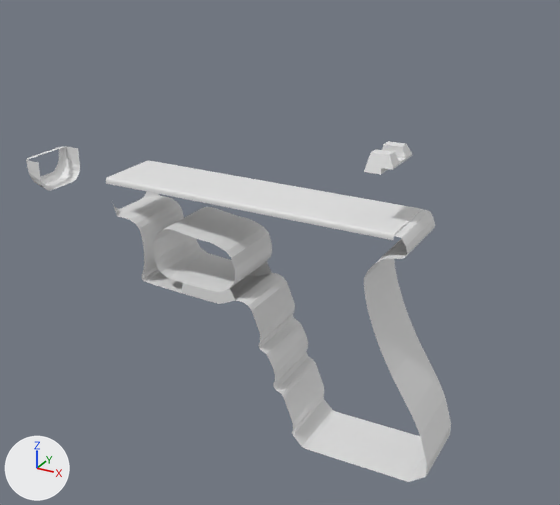
Two versions of the Blender file Glock17.blend, one commit apart.
The view is the same before and after, from a 50 mm camera at (0.166, -0.252, 0.214) aimed at (0.013, 0.026, 0.075). Lighting does not change. The marker at lower left points along +X, +Y and +Z.

Script lines for the objects in view, before the commit:
```python
me_beziercurve_002 = bpy.data.meshes.new('BezierCurve.002')
me_beziercurve_002.from_pydata(...)  # 361 vertices, 235 faces, 1 loose edge; spans x -0.097..0.1, y -0.015..0.015, z 0.009..0.112
me_cube_006 = bpy.data.meshes.new('Cube.006')
me_cube_006.from_pydata(...)  # 22 vertices, 14 faces; spans x -0.005..0.0111, y -0.0042..0.0041, z 0.0..0.0093
me_glockblueprint = bpy.data.meshes.new('GlockBlueprint')
me_glockblueprint.from_pydata(...)  # 4 vertices, 1 face; spans x -0.573..0.573, y -0.5..0.5, z 0.0
me_glockblueprint.materials.append(mat_glockblueprint)  # picture img_glockblueprint_jpg
ob_glockblueprint = bpy.data.objects.new('GlockBlueprint', me_glockblueprint)
ob_glockblueprint.location = (-0.0003, -0.029, 0.0693)
ob_glockblueprint.rotation_euler = (1.571, 0.0, 3.142)  # degrees (90, 0, 180)
ob_glockblueprint.scale = (0.19, 0.19, 0.19)
ob_glockblueprint.hide_set(True)
ob_main = bpy.data.objects.new('Main', me_beziercurve_002)
ob_main.location = (0.0, 0.0, 0.0)
ob_rear_sight = bpy.data.objects.new('Rear Sight', me_cube_006)
ob_rear_sight.location = (0.0697, 0.0001, 0.1311)
ob_rear_sight.scale = (0.639, 2.53, 0.702)
```
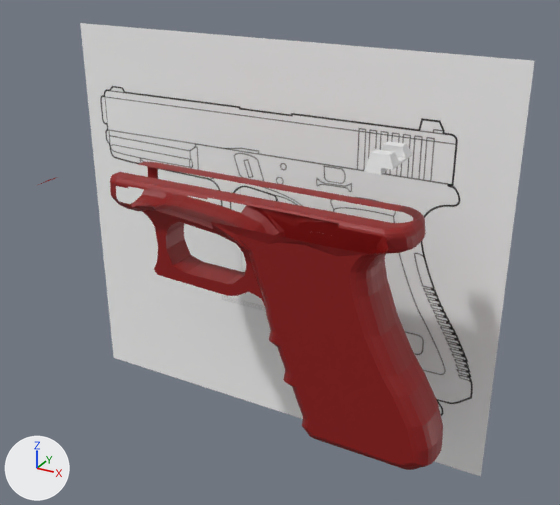
What differs and where, as boxes [x1, y1, x2, y2] in the pictures (560 x 505 px):
'GlockBlueprint', shown
    after: [80, 23, 535, 477]
'Plane', added (red)
    after: [39, 162, 443, 470]
'Main', deleted
    before: [26, 146, 451, 482]

Diff of the bpy script that builds the scene:
```diff
--- a/Glock17.blend.py
+++ b/Glock17.blend.py
@@ mat_material @@
+mat_material = principled_material('Material')
+mat_material.base_color = (0.275, 0.00586, 0.00554)  # red #8f1211
@@ me_plane @@
+me_plane.from_pydata(...)  # 572 vertices, 493 faces, 3 loose edges; spans x -18.4..18.0, y -20.7..-1.7, z -2.7..0.0
+me_plane.materials.append(mat_material)  # red #8f1211
@@ ob_glockblueprint @@
 ob_glockblueprint = bpy.data.objects.new('GlockBlueprint', me_glockblueprint)
-ob_glockblueprint.location = (-0.0003, -0.029, 0.0693)
+ob_glockblueprint.location = (-0.0003, 0.0457, 0.0693)
 ob_glockblueprint.rotation_euler = (1.571, 0.0, 3.142)  # degrees (90, 0, 180)
 ob_glockblueprint.scale = (0.19, 0.19, 0.19)
-ob_glockblueprint.hide_set(True)
@@ ob_main @@
-ob_main = bpy.data.objects.new('Main', me_beziercurve_002)
-ob_main.location = (0.0, 0.0, 0.0)
@@ ob_plane @@
+ob_plane = bpy.data.objects.new('Plane', me_plane)
+ob_plane.location = (0.0, 0.0, 0.0)
+ob_plane.rotation_euler = (1.571, 0.0, 0.0)  # degrees (90, 0, 0)
+ob_plane.scale = (-0.00542, -0.00542, -0.00542)
+_m = ob_plane.modifiers.new('Mirror', 'MIRROR')
+_m.use_axis = (False, False, True)
+_m.use_clip = True
```
